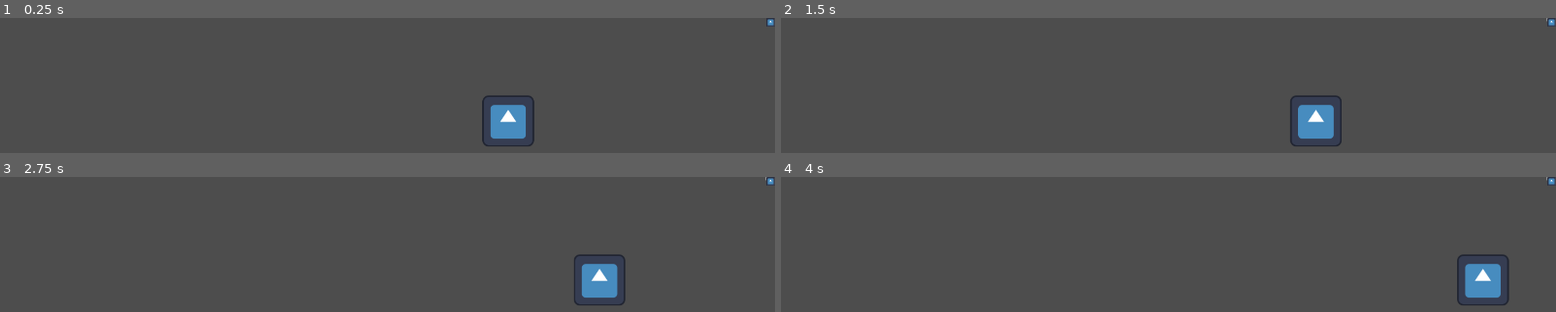
Above: before the commit, frames 1-4 (two rows, left to right).
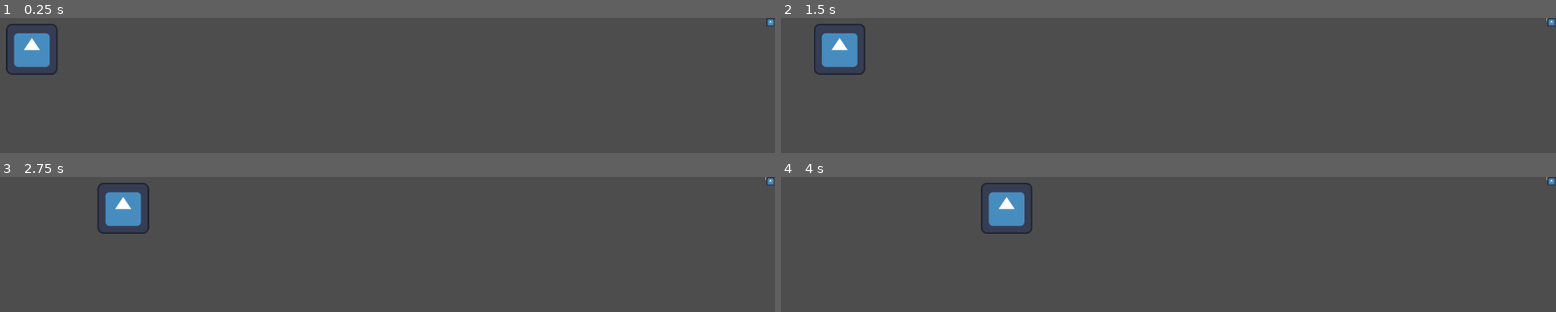
Above: after the commit, the same moments.

Repository: steamzahar12343/ploskaw
Game: Godot game, scene res://Scenes/Map.tscn
Same seed, same stepped clock (60 frames per second), same inputs: the game is played once before the commit and once after it. The engine's default icon, where the game draws it, is replaced by a stand-in: a white triangle on a blue panel in a dark square.
Inputs (mouse positions are in pixels of both pictures, inside the frame that each line leads up to):
- Up to frame 1 (0.25 s): no input
- Up to frame 2 (1.5 s): click (1548, 19) at 0.5 s; click (1548, 19) at 1.25 s
- Up to frame 3 (2.75 s): click (767, 178) at 2 s
- Up to frame 4 (4 s): no input

The runs differ from the first frame. In frame 1, 3.0% of the frame differs, in the area x 0-69%, y 4-95%; in frame 2, 3.0%; in frame 3, 3.0%, in the area x 12-81%, y 4-95%; in frame 4, 3.0%.

Commit message:
Update

Diff:
--- a/Scenes/Map.tscn
+++ b/Scenes/Map.tscn
@@ -8,7 +8,7 @@
 [node name="Node2D" type="Node2D" parent="."]
 
 [node name="Node2D2" parent="." instance=ExtResource("1_fwek2")]
-position = Vector2(1204, 197)
+position = Vector2(24, 18)
 
 [node name="CloseGameButton" parent="." instance=ExtResource("2_5136r")]
 offset_left = 1899.0
